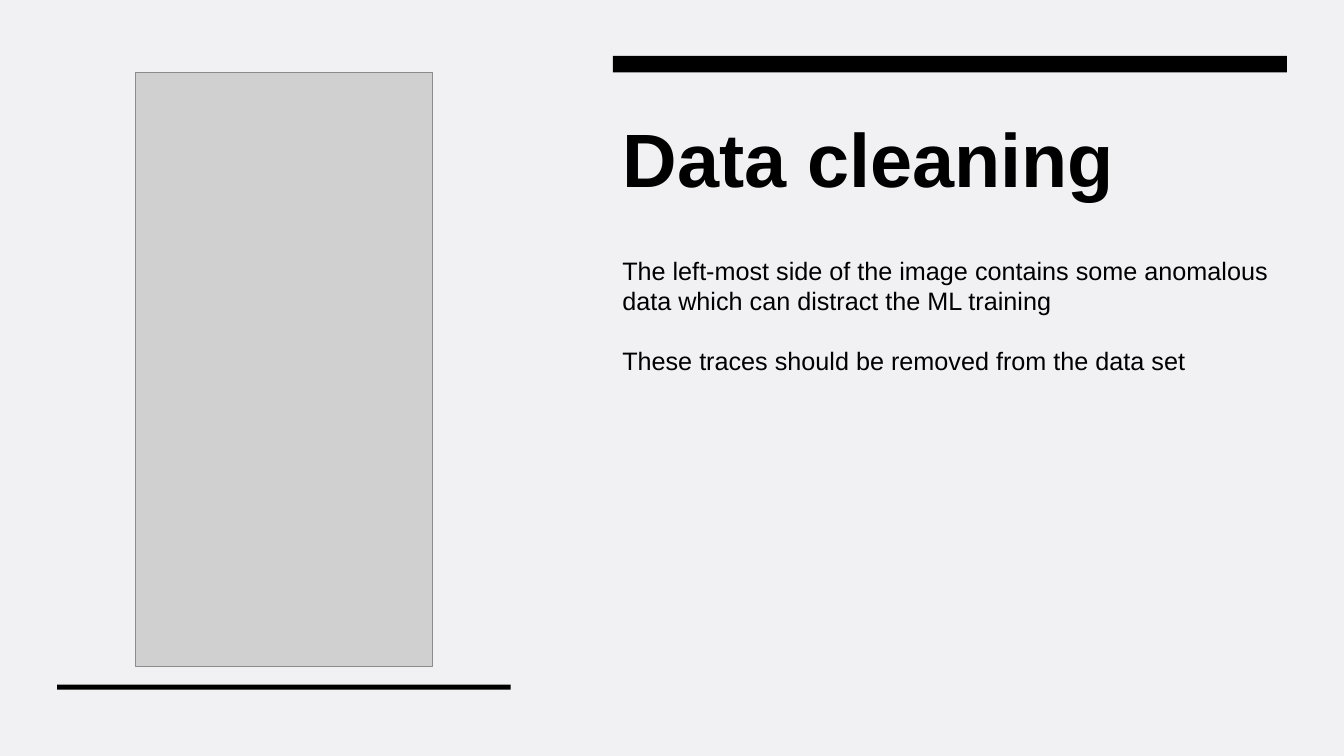
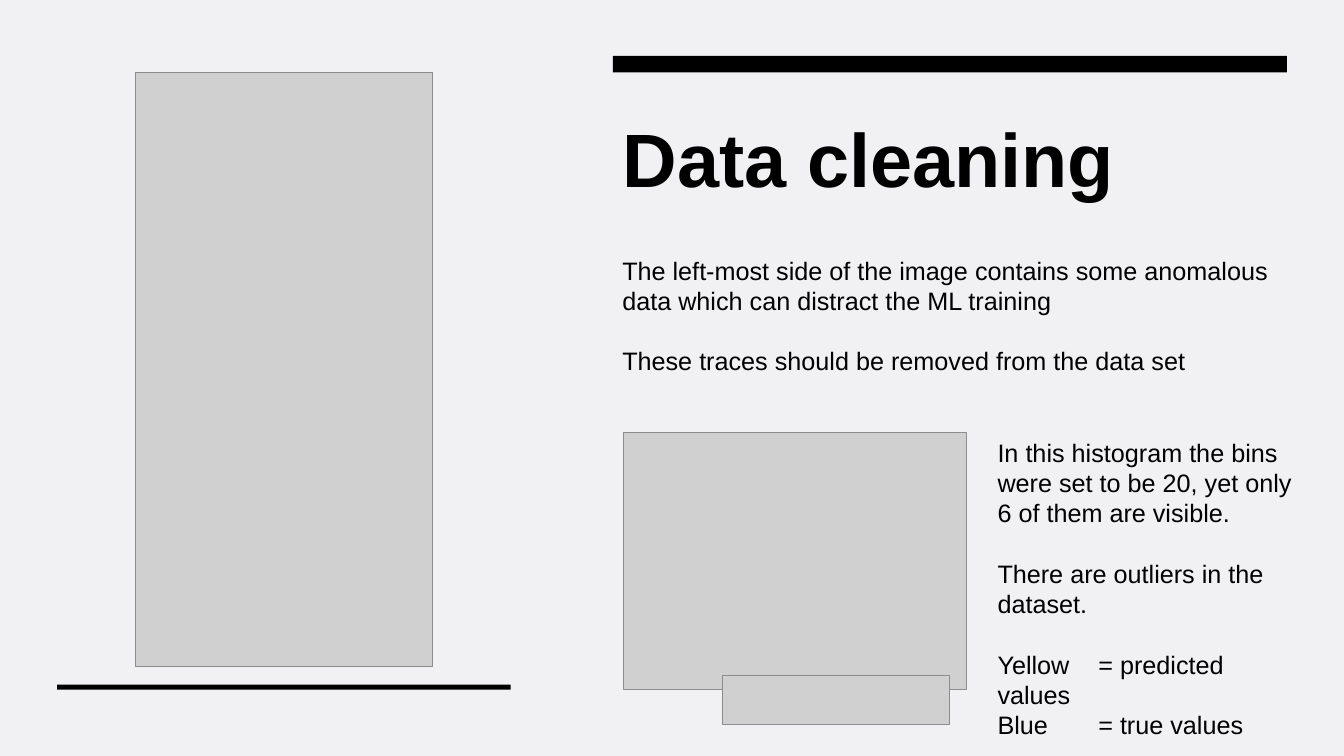
Before and after one commit to sjurmsc/MSC2023, a slide deck: slide 7 of Meeting Presentations/06.10.2022_General_meeting.pptx (slide 6 before the commit). Drawn at 1344x756 pixels with LibreOffice and Linux fonts; fonts in the diff are those of the drawing; grey boxes stand for pictures. Boxes give left, top, right and bottom in pixels: in the first picture for what was removed or moved away, otherwise in the second. Text is boxed around its words. In the diff, an @@ line names an element or a change of style, - is before the commit and + after.

```diff
--- a/Meeting Presentations/06.10.2022_General_meeting.pptx
+++ b/Meeting Presentations/06.10.2022_General_meeting.pptx
@@ picture added at (623,433,966,690) @@
@@ text added at (998,443,1291,735), 18 pt, text #000000 @@
+In this histogram the bins were set to be 20, yet only 6 of them are visible.
+There are outliers in the dataset.
+Yellow = predicted values
+Blue = true values
@@ picture added at (723,676,951,724) @@
```
Also in this commit, not shown: 9 other slides changed, 6 slides added, 1 slide removed, 4 other files.
